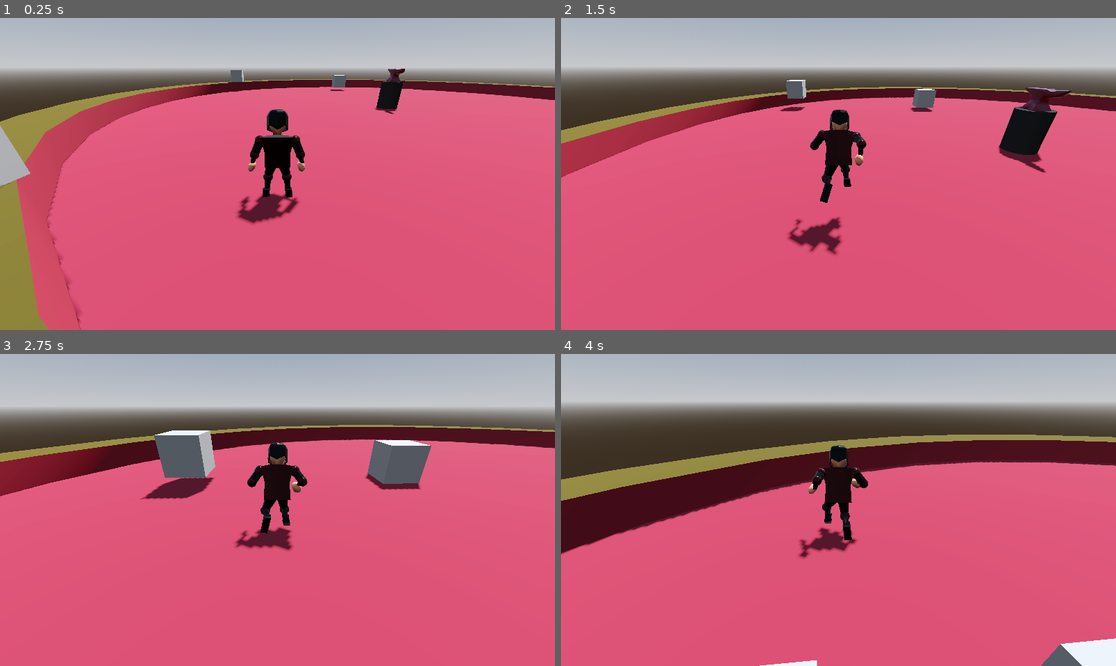
Above: before the commit, frames 1-4 (two rows, left to right).
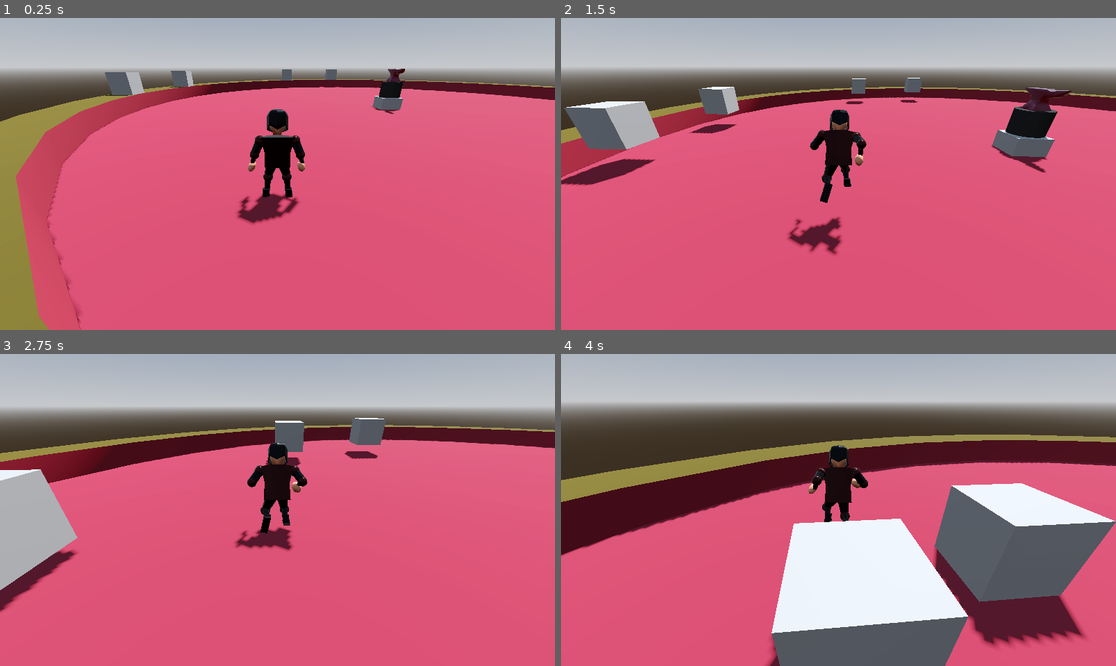
Above: after the commit, the same moments.

Repository: Amandella27/Godot-game-jam-68-forge
Game: Godot game, scene res://Scenes/main.tscn
The game is run twice, just before and just after one commit, with the same random seed, the same clock (stepped at 60 frames per second) and the same inputs.
Inputs (mouse positions are in pixels of both pictures, inside the frame that each line leads up to):
- Up to frame 1 (0.25 s): no input
- Up to frame 2 (1.5 s): move the mouse to (866, 174) at 0.52 s; press the mouse at (866, 174) at 0.53 s; hold W (forward) from 0.53 s (still down); tap Space (jump) at 0.77 s; move the mouse to (810, 174) at 1.27 s; release the mouse at (810, 174) at 1.28 s; click (810, 174) at 1.35 s
- Up to frame 3 (2.75 s): keep holding W (forward); tap Space (jump) at 1.52 s; move the mouse to (288, 503) at 2.02 s; press the mouse at (288, 503) at 2.03 s
- Up to frame 4 (4 s): keep holding W (forward); move the mouse to (832, 516) at 2.77 s; release the mouse at (832, 516) at 2.78 s; click (832, 516) at 2.85 s; tap Space (jump) at 3.02, 3.77 s; move the mouse to (877, 513) at 3.52 s; press the mouse at (877, 513) at 3.53 s

The runs differ from the first frame. In frame 1, 1.6% of the frame differs, in the area x 0-73%, y 16-55%; in frame 2, 4.8%; in frame 3, 8.8%; in frame 4, 27%, in the area x 0-100%, y 25-100%.

Commit message:
Added enemy spawner

Diff:
--- a/Scenes/enemyspawner.tscn
+++ b/Scenes/enemyspawner.tscn
@@ -5,62 +5,56 @@
 [node name="EnemySpawner" type="Node3D"]
 script = ExtResource("1_24oef")
 
+[node name="SpawnTimer" type="Timer" parent="."]
+wait_time = 8.0
+autostart = true
+
 [node name="Position1" type="Marker3D" parent="."]
-transform = Transform3D(1, 0, 0, 0, 1, 0, 0, 0, 1, 10, 0.75, 10)
+transform = Transform3D(1, 0, 0, 0, 1, 0, 0, 0, 1, -14, 0.75, 0)
 
 [node name="Position2" type="Marker3D" parent="."]
+transform = Transform3D(1, 0, 0, 0, 1, 0, 0, 0, 1, -13, 0.75, -5)
+
+[node name="Position3" type="Marker3D" parent="."]
 transform = Transform3D(1, 0, 0, 0, 1, 0, 0, 0, 1, -10, 0.75, -10)
 
-[node name="Position3" type="Marker3D" parent="."]
-transform = Transform3D(1, 0, 0, 0, 1, 0, 0, 0, 1, -10, 0.75, 10)
-
 [node name="Position4" type="Marker3D" parent="."]
-transform = Transform3D(1, 0, 0, 0, 1, 0, 0, 0, 1, 10, 0.75, -10)
+transform = Transform3D(1, 0, 0, 0, 1, 0, 0, 0, 1, -5.00336, 0.749999, -12.9427)
 
 [node name="Position5" type="Marker3D" parent="."]
-transform = Transform3D(1, 0, 0, 0, 1, 0, 0, 0, 1, 0, 0.75, -10)
+transform = Transform3D(1, 0, 0, 0, 1, 0, 0, 0, 1, 0, 0.75, -14)
 
 [node name="Position6" type="Marker3D" parent="."]
-transform = Transform3D(1, 0, 0, 0, 1, 0, 0, 0, 1, 10, 0.75, -10)
+transform = Transform3D(1, 0, 0, 0, 1, 0, 0, 0, 1, 5, 0.75, -13)
 
 [node name="Position7" type="Marker3D" parent="."]
 transform = Transform3D(1, 0, 0, 0, 1, 0, 0, 0, 1, 10, 0.75, -10)
 
 [node name="Position8" type="Marker3D" parent="."]
-transform = Transform3D(1, 0, 0, 0, 1, 0, 0, 0, 1, 10, 0.75, -10)
+transform = Transform3D(1, 0, 0, 0, 1, 0, 0, 0, 1, 13, 0.75, -5)
 
 [node name="Position9" type="Marker3D" parent="."]
-transform = Transform3D(1, 0, 0, 0, 1, 0, 0, 0, 1, 10, 0.75, -10)
+transform = Transform3D(1, 0, 0, 0, 1, 0, 0, 0, 1, 14, 0.75, 0)
 
 [node name="Position10" type="Marker3D" parent="."]
-transform = Transform3D(1, 0, 0, 0, 1, 0, 0, 0, 1, 10, 0.75, -10)
+transform = Transform3D(1, 0, 0, 0, 1, 0, 0, 0, 1, 13, 0.75, 5)
 
 [node name="Position11" type="Marker3D" parent="."]
-transform = Transform3D(1, 0, 0, 0, 1, 0, 0, 0, 1, 10, 0.75, -10)
+transform = Transform3D(1, 0, 0, 0, 1, 0, 0, 0, 1, 10, 0.75, 10)
 
 [node name="Position12" type="Marker3D" parent="."]
-transform = Transform3D(1, 0, 0, 0, 1, 0, 0, 0, 1, 10, 0.75, -10)
+transform = Transform3D(1, 0, 0, 0, 1, 0, 0, 0, 1, 5, 0.75, 13)
 
 [node name="Position13" type="Marker3D" parent="."]
-transform = Transform3D(1, 0, 0, 0, 1, 0, 0, 0, 1, 10, 0.75, -10)
+transform = Transform3D(1, 0, 0, 0, 1, 0, 0, 0, 1, 0, 0.75, 14)
 
 [node name="Position14" type="Marker3D" parent="."]
-transform = Transform3D(1, 0, 0, 0, 1, 0, 0, 0, 1, 10, 0.75, -10)
+transform = Transform3D(1, 0, 0, 0, 1, 0, 0, 0, 1, -5, 0.75, 13)
 
 [node name="Position15" type="Marker3D" parent="."]
-transform = Transform3D(1, 0, 0, 0, 1, 0, 0, 0, 1, 10, 0.75, -10)
+transform = Transform3D(1, 0, 0, 0, 1, 0, 0, 0, 1, -10, 0.75, 10)
 
 [node name="Position16" type="Marker3D" parent="."]
-transform = Transform3D(1, 0, 0, 0, 1, 0, 0, 0, 1, 10, 0.75, -10)
+transform = Transform3D(1, 0, 0, 0, 1, 0, 0, 0, 1, -13, 0.75, 5)
 
-[node name="Position17" type="Marker3D" parent="."]
-transform = Transform3D(1, 0, 0, 0, 1, 0, 0, 0, 1, 10, 0.75, -10)
-
-[node name="Position18" type="Marker3D" parent="."]
-transform = Transform3D(1, 0, 0, 0, 1, 0, 0, 0, 1, 10, 0.75, -10)
-
-[node name="Position19" type="Marker3D" parent="."]
-transform = Transform3D(1, 0, 0, 0, 1, 0, 0, 0, 1, 10, 0.75, -10)
-
-[node name="Position20" type="Marker3D" parent="."]
-transform = Transform3D(1, 0, 0, 0, 1, 0, 0, 0, 1, 10, 0.75, -10)
+[connection signal="timeout" from="SpawnTimer" to="." method="_on_spawn_timer_timeout"]
--- a/Scripts/enemyspawner.gd
+++ b/Scripts/enemyspawner.gd
@@ -2,8 +2,11 @@
 
 const ENEMY = preload("res://Scenes/enemy.tscn")
 
+@onready var spawn_timer = $SpawnTimer
+
 var spawnPositions: Array
 var enemy: Enemy
+var skipSpawn: bool = false
 
 func _ready():
 	spawnPositions = get_children()
@@ -11,5 +14,18 @@
 
 func spawn_enemies():
 	for positions in spawnPositions:
+		randomizePositions()
+		if skipSpawn:
+			skipSpawn = false
+		else:
+			positions.add_child(enemy)
+
+func randomizePositions():
+	var randomSpawns = randi_range(1,10)
+	if randomSpawns >= 7:
 		enemy = ENEMY.instantiate()
-		positions.add_child(enemy)
+	else:
+		skipSpawn = true
+
+func _on_spawn_timer_timeout():
+	spawn_enemies()
